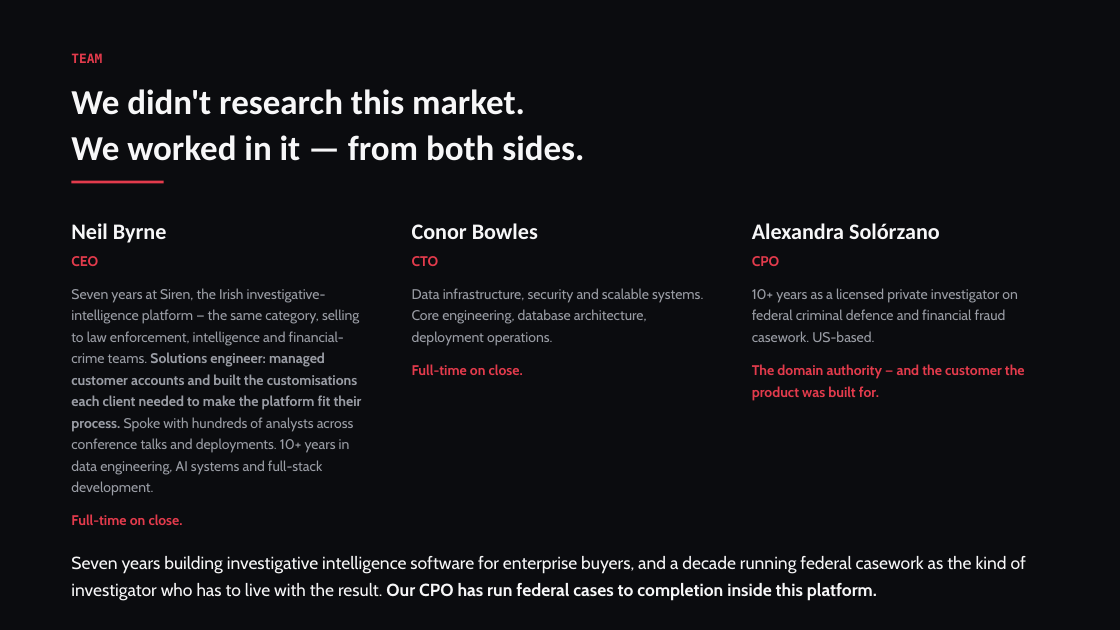
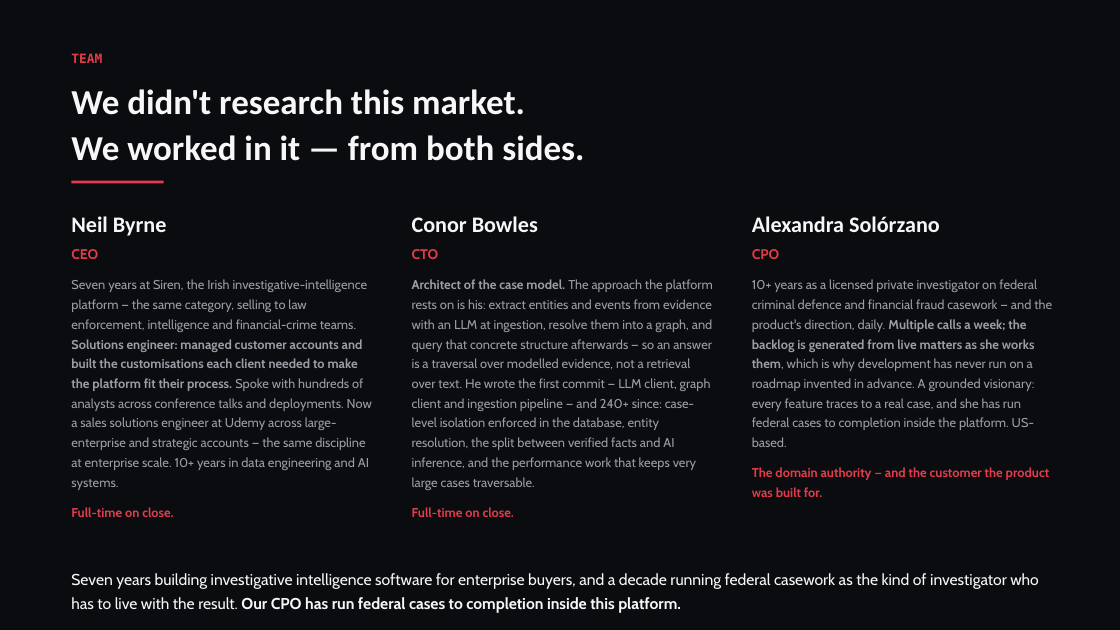
Before and after one commit to conorbowles51/owl-n4j, a slide deck: slide 8 of Loupe-NDRC-deck.pptx. Drawn at 1120x630 pixels with LibreOffice and Linux fonts; fonts in the diff are those of the drawing. Boxes give left, top, right and bottom in pixels: in the first picture for what was removed or moved away, otherwise in the second. Text is boxed around its words. In the diff, an @@ line names an element or a change of style, - is before the commit and + after.

```diff
--- a/Loupe-NDRC-deck.pptx
+++ b/Loupe-NDRC-deck.pptx
@@ text "Neil Byrne": place and size @@
-text "Neil Byrne" at box(71, 223, 362, 496)
+text "Neil Byrne" at box(71, 216, 372, 517)
@@ text "Conor Bowles": place and size @@
-text "Conor Bowles" at box(412, 223, 703, 375)
+text "Conor Bowles" at box(412, 216, 713, 517)
@@ text "Alexandra Solórzano": place and size @@
-text "Alexandra Solórzano" at box(752, 223, 1025, 401)
+text "Alexandra Solórzano" at box(752, 216, 1052, 497)
@@ text at box(71, 279, 372, 490): text changed; size 12 to 11 pt @@
-Seven years at Siren, the Irish investigative-intelligence platform — the same category, selling to law enforcement, intelligence and financial-crime teams. Solutions engineer: managed customer accounts and built the customisations each client needed to make the platform fit their process. Spoke with hundreds of analysts across conference talks and deployments. 10+ years in data engineering, AI systems and full-stack development.
+Seven years at Siren, the Irish investigative-intelligence platform — the same category, selling to law enforcement, intelligence and financial-crime teams. Solutions engineer: managed customer accounts and built the customisations each client needed to make the platform fit their process. Spoke with hundreds of analysts across conference talks and deployments. Now a sales solutions engineer at Udemy across large-enterprise and strategic accounts — the same discipline at enterprise scale. 10+ years in data engineering and AI systems.
@@ text at box(412, 279, 713, 490): text changed; size 12 to 11 pt @@
-Data infrastructure, security and scalable systems. Core engineering, database architecture, deployment operations.
+Architect of the case model. The approach the platform rests on is his: extract entities and events from evidence with an LLM at ingestion, resolve them into a graph, and query that concrete structure afterwards — so an answer is a traversal over modelled evidence, not a retrieval over text. He wrote the first commit — LLM client, graph client and ingestion pipeline — and 240+ since: case-level isolation enforced in the database, entity resolution, the split between verified facts and AI inference, and the performance work that keeps very large cases traversable.
@@ text at box(752, 279, 1052, 447): text changed; size 12 to 11 pt @@
-10+ years as a licensed private investigator on federal criminal defence and financial fraud casework. US-based.
+10+ years as a licensed private investigator on federal criminal defence and financial fraud casework — and the product's direction, daily. Multiple calls a week; the backlog is generated from live matters as she works them, which is why development has never run on a roadmap invented in advance. A grounded visionary: every feature traces to a real case, and she has run federal cases to completion inside the platform. US-based.
@@ text at box(752, 467, 1049, 497): size 12 to 11 pt in "The domain authority — and the customer ..."; less space between paragraphs @@
@@ text at box(71, 507, 173, 517): size 12 to 11 pt in "Full-time on close."; less space between paragraphs @@
@@ text at box(412, 507, 514, 517): size 12 to 11 pt in "Full-time on close."; less space between paragraphs @@
@@ text "Seven years building investigative intelligence ...": place and size @@
-text "Seven years building investigative intelligence ..." at box(71, 556, 1026, 600)
+text "Seven years building investigative intelligence ..." at box(71, 573, 1039, 613)
@@ text "Seven years building investigative intelligence ..." at box(71, 573, 1039, 613): size 15 to 13.5 pt @@
```
Also in this commit, not shown: 3 other files.
